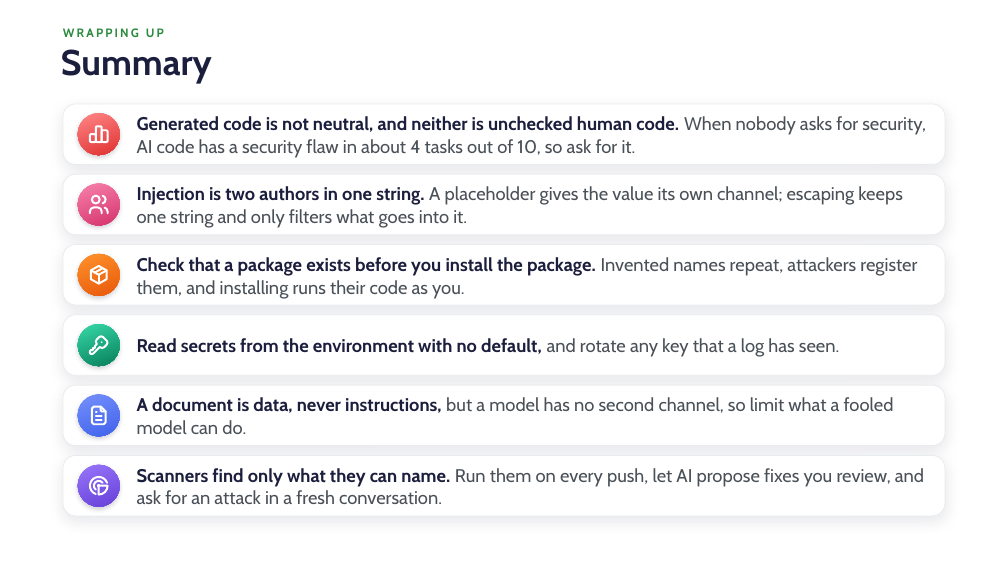
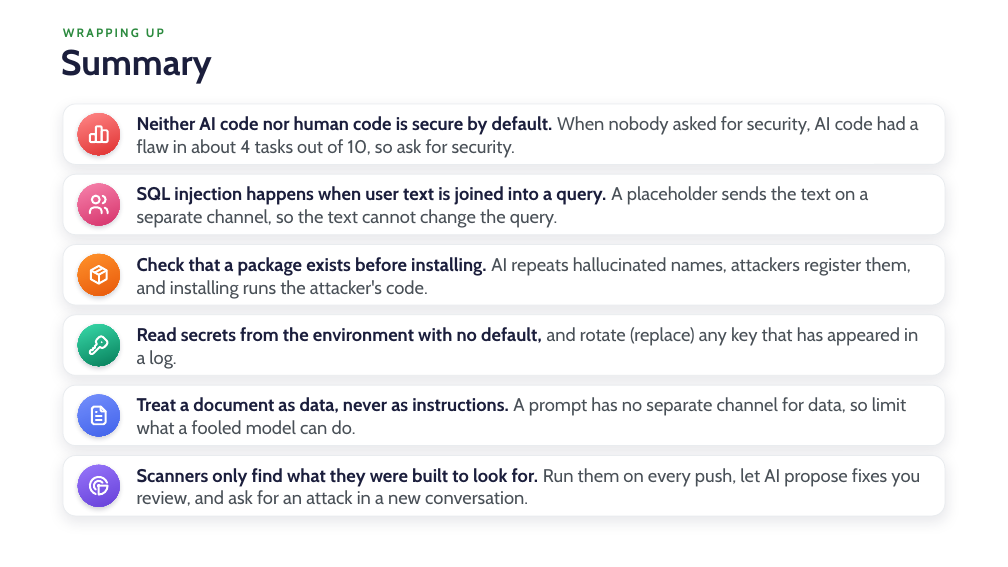
Before and after one commit to danielcregg/ai-assisted-programming, a slide deck: slide 52 of lectures-and-labs/week08/security-lecture.pptx. Drawn at 1008x567 pixels with LibreOffice and Linux fonts; fonts in the diff are those of the drawing; background and template pictures are left out. Boxes give left, top, right and bottom in pixels: in the first picture for what was removed or moved away, otherwise in the second. Text is boxed around its words. In the diff, an @@ line names an element or a change of style, - is before the commit and + after.

```diff
--- a/lectures-and-labs/week08/security-lecture.pptx
+++ b/lectures-and-labs/week08/security-lecture.pptx
@@ text at bbox=[137, 116, 919, 158]: text changed @@
-Generated code is not neutral, and neither is unchecked human code. When nobody asks for security, AI code has a security flaw in about 4 tasks out of 10, so ask for it.
+Neither AI code nor human code is secure by default. When nobody asked for security, AI code had a flaw in about 4 tasks out of 10, so ask for security.
@@ text at bbox=[137, 186, 869, 228]: text changed @@
-Injection is two authors in one string. A placeholder gives the value its own channel; escaping keeps one string and only filters what goes into it.
+SQL injection happens when user text is joined into a query. A placeholder sends the text on a separate channel, so the text cannot change the query.
@@ text at bbox=[137, 257, 911, 298]: text changed @@
-Check that a package exists before you install the package. Invented names repeat, attackers register them, and installing runs their code as you.
+Check that a package exists before installing. AI repeats hallucinated names, attackers register them, and installing runs the attacker's code.
@@ text at bbox=[137, 327, 918, 369]: text changed; text colour #1B1E3C to #495057; bold off @@
-Read secrets from the environment with no default, and rotate any key that a log has seen.
+Read secrets from the environment with no default, and rotate (replace) any key that has appeared in a log.
@@ text at bbox=[137, 397, 906, 434]: text changed @@
-A document is data, never instructions, but a model has no second channel, so limit what a fooled model can do.
+Treat a document as data, never as instructions. A prompt has no separate channel for data, so limit what a fooled model can do.
@@ text at bbox=[137, 468, 920, 506]: text changed @@
-Scanners find only what they can name. Run them on every push, let AI propose fixes you review, and ask for an attack in a fresh conversation.
+Scanners only find what they were built to look for. Run them on every push, let AI propose fixes you review, and ask for an attack in a new conversation.
```
Also in this commit, not shown: 51 other slides changed, 1 other file.
